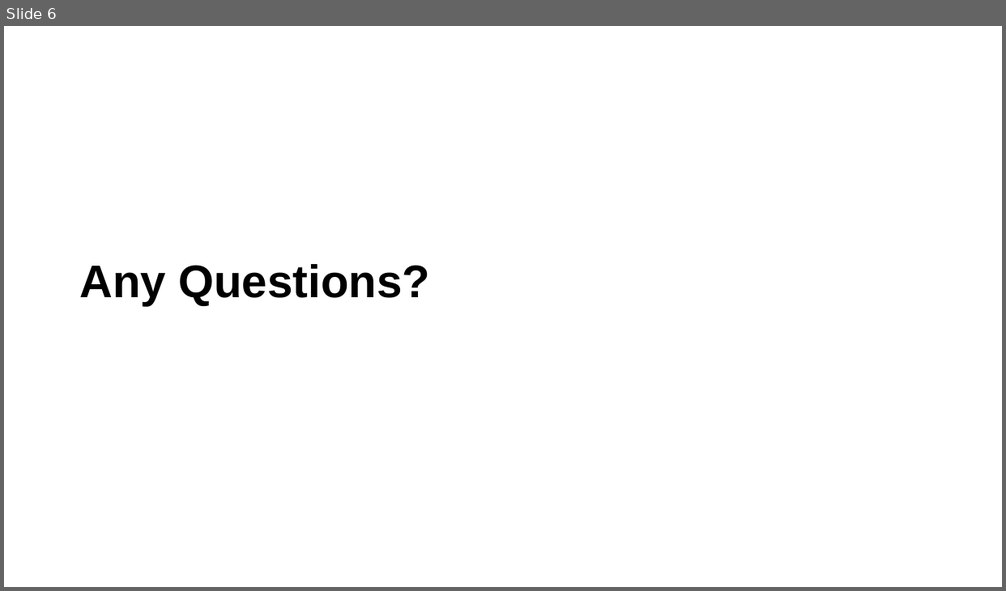
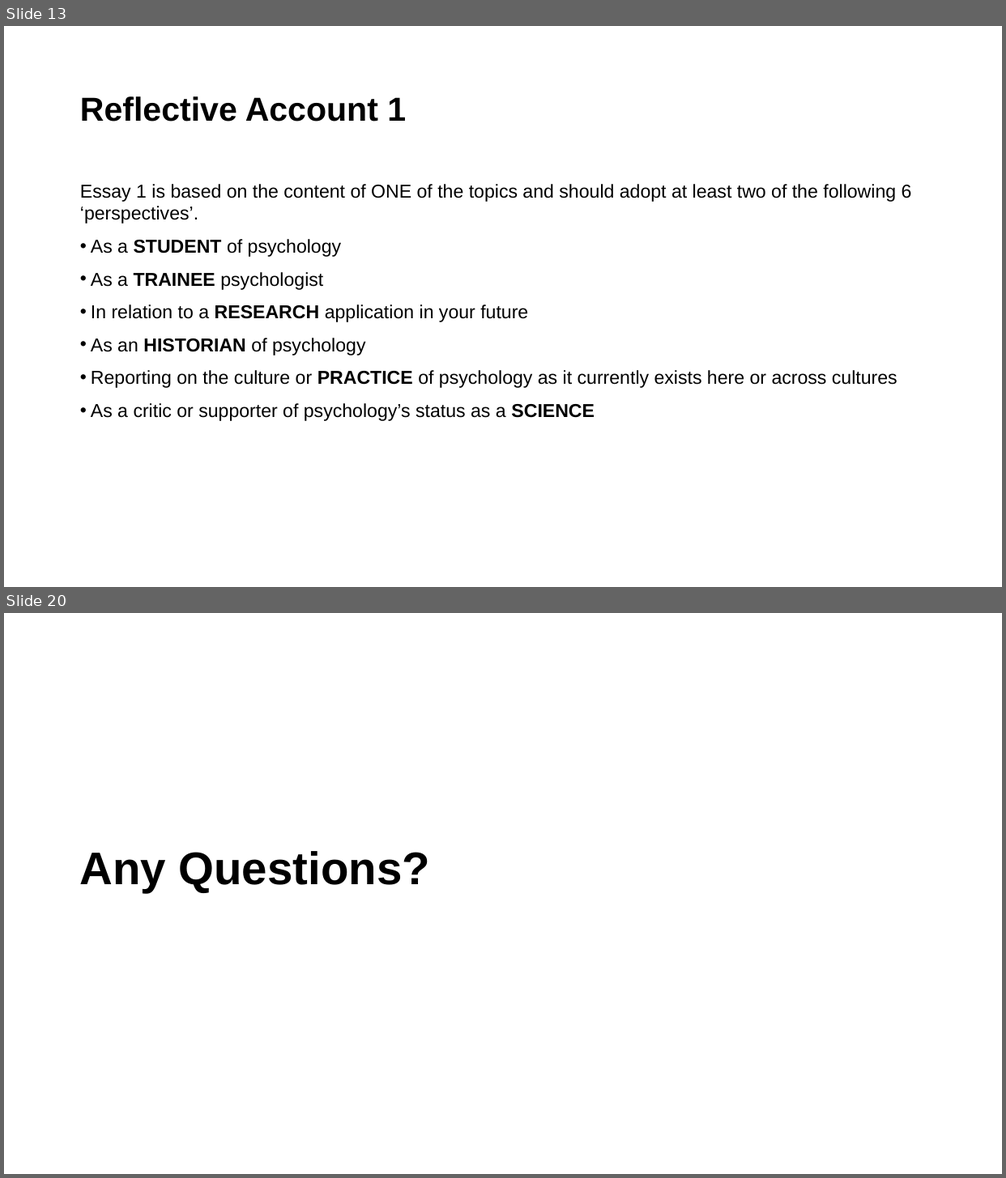
Before and after one commit to LittleMonkeyLab/PS52007D_2023-4, a slide deck: _site/content/Week15/lecture.pptx. Shown one above the other, each under a label of ours: slide 6 before the commit, slides 13 and 20 after it; the slides between them are not shown. The pictures are 1006x591 and 1006x1178 pixels, drawn with LibreOffice and Linux fonts; fonts in the diff are those of the drawing; background and template pictures are left out. Boxes give left, top, right and bottom in pixels: in the first picture for what was removed or moved away, otherwise in the second. Text is boxed around its words. In the diff, an @@ line names an element or a change of style, - is before the commit and + after.

```diff
--- a/_site/content/Week15/lecture.pptx
+++ b/_site/content/Week15/lecture.pptx
@@ slide 13 added at (x1=4, y1=26, x2=1002, y2=587), background #FFFFFF @@
@@ title added at (x1=80, y1=96, x2=406, y2=122), 32 pt, text #000000, bold @@
+Reflective Account 1
@@ text added at (x1=80, y1=184, x2=912, y2=421), 18 pt, text #000000 @@
+Essay 1 is based on the content of ONE of the topics and should adopt at least two of the following 6 ‘perspectives’.
+• As a STUDENT of psychology
+• As a TRAINEE psychologist
+• In relation to a RESEARCH application in your future
+• As an HISTORIAN of psychology
+• Reporting on the culture or PRACTICE of psychology as it currently exists here or across cultures
+• As a critic or supporter of psychology’s status as a SCIENCE
@@ what was slide 6 is now slide 20 @@
```
Also in this commit, not shown: 1 slide changed, 17 other slides added, 5 slides removed, 28 other files.
